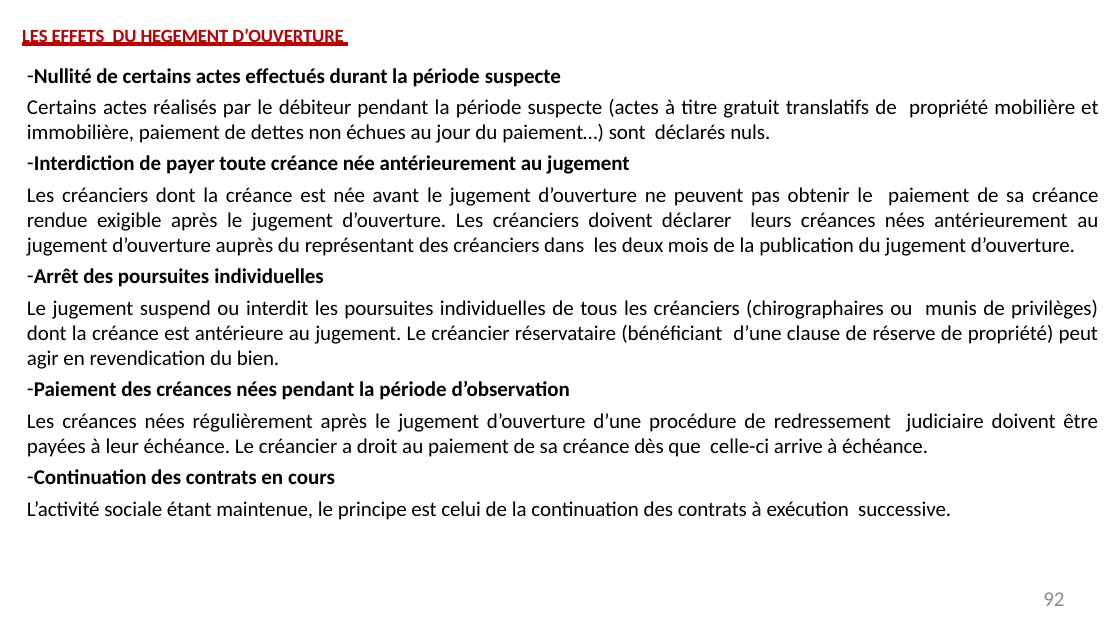
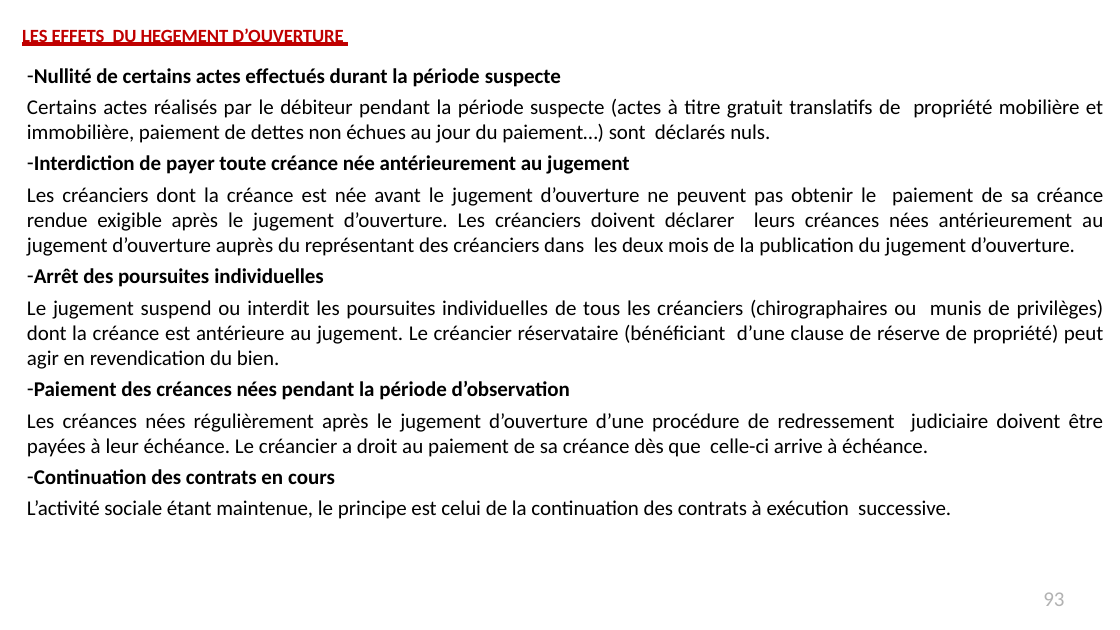
Before and after one commit to iamiago/ING2, a slide deck: slide 93 of DroitDesAffaires/Support-droit-des-affaires_Septembre-2021.pptx (slide 92 before the commit). Drawn at 1120x630 pixels with LibreOffice and Linux fonts; fonts in the diff are those of the drawing. Boxes give left, top, right and bottom in pixels: in the first picture for what was removed or moved away, otherwise in the second. Text is boxed around its words. In the diff, an @@ line names an element or a change of style, - is before the commit and + after.

```diff
--- a/DroitDesAffaires/Support-droit-des-affaires_Septembre-2021.pptx
+++ b/DroitDesAffaires/Support-droit-des-affaires_Septembre-2021.pptx
@@ rectangle "Nullité de certains actes effectués ...": place and size @@
-rectangle "Nullité de certains actes effectués ..." at [21,61,1103,524]
+rectangle "Nullité de certains actes effectués ..." at [21,61,1103,520]
@@ page number at [1043,592,1064,606]: text changed; text colour #8C8C8C to #B2B2B2 @@
-92
+93
```
Also in this commit, not shown: 106 other slides changed, 1 slide added, 38 other files.
